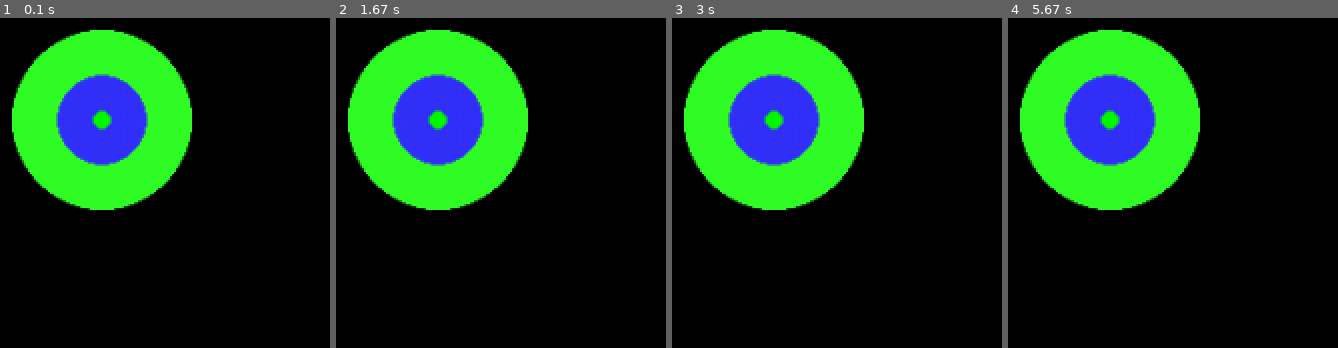
Above: before the commit, frames 1-4 (left to right).
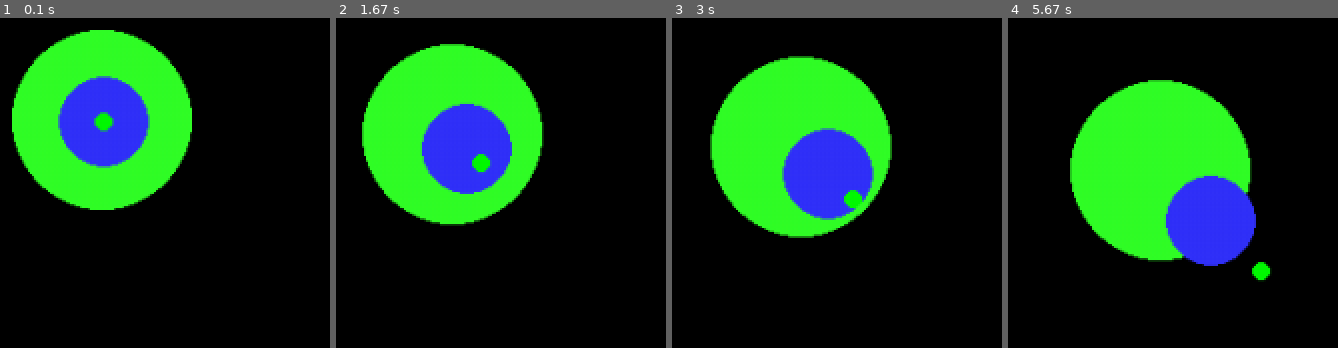
Above: after the commit, the same moments.

Repository: Helumpago/SimplePhysics
Game: pygame game, started from main.py
Same seed, same stepped clock (60 frames per second), same inputs: the game is played once before the commit and once after it.
Inputs:
- Up to frame 1 (0.1 s): no input
- Up to frame 2 (1.67 s): no input
- Up to frame 3 (3 s): no input
- Up to frame 4 (5.67 s): no input

The runs differ from the first frame. In frame 1, 1.0% of the frame differs, in the area x 16-46%, y 16-46%; in frame 2, 15%; in frame 3, 22%; in frame 4, 30%, in the area x 3-80%, y 3-80%.

Commit message:
Abstracted the model stage to a class separate from BaseObj.

Diff:
--- a/base_obj.py
+++ b/base_obj.py
@@ -162,22 +162,6 @@
 		self.lock.release()
 
 	"""
-	" Actions for this object to perform during the modeling stage
-	" @param number dt: Amount of time since last frame
-	"""
-	def step(self, dt):
-		pass
-
-	"""
-	" Allows this object and all its children to generate their next step
-	" @param number dt: Amount of time since last frame
-	"""
-	def __step__(self, dt):
-		self.step(dt)
-		for o in self.getChildren():
-			o.__step__(dt)
-
-	"""
 	" Allow automatic thread synchronization
 	"""
 	def __getitem__(self, key):
--- a/model.py
+++ b/model.py
@@ -3,6 +3,7 @@
 from base_obj import BaseObj, ParentError
 from drawable import Drawable
 from event import Event
+from physical import Physical
 
 """
 " Controls the flow of the simulation. In other words,
@@ -10,7 +11,7 @@
 " This object is the root of the scene graph for all
 " 	simulations
 """
-class Model(BaseObj, Drawable, threading.Thread):
+class Model(BaseObj, Drawable, Physical, threading.Thread):
 	"""
 	" CONSTRUCTOR
 	" @param string Name: Name for this object.
--- /dev/null
+++ b/physical.py
@@ -0,0 +1,29 @@
+
+from event import Event
+
+"""
+" Defines an object that can do something during the model stage
+"""
+class Physical(object):
+	"""
+	" CONSTRUCTOR
+	"""
+	def __init__(self):
+		pass
+
+	"""
+	" Actions for this object to perform during the modeling stage
+	" @param number dt: Amount of time since last frame
+	"""
+	def step(self, dt):
+		pass
+
+	"""
+	" Allows this object and all its children to generate their next step
+	" @param number dt: Amount of time since last frame
+	"""
+	def __step__(self, dt):
+		self.step(dt)
+		for o in self.getChildren():
+			if isinstance(o, Physical):
+				o.__step__(dt)
--- a/pygame_shapes.py
+++ b/pygame_shapes.py
@@ -8,11 +8,12 @@
 from drawable import Drawable
 from region import RectRegion, CircleRegion
 from pygame_view import PygameView
+from physical import Physical
 
 """
 " Allows the CircleRegion class to draw itself
 """
-class PygameCircle(CircleRegion, Drawable):
+class PygameCircle(CircleRegion, Drawable, Physical):
 	"""
 	" CONSTRUCTOR
 	" @param BaseObj parent: Object to which the new object should be parented.
@@ -27,6 +28,7 @@
 	def __init__(self, parent = None, Name = "Circle", radius = 1, pos = (0, 0), scale = 1, color = (0, 0, 0)):
 		CircleRegion.__init__(self, parent = parent, Name = Name, radius = radius, pos = pos, scale = scale)
 		Drawable.__init__(self)
+		Physical.__init__(self)
 		self.color = color
 
 	"""
@@ -44,3 +46,6 @@
 		scale = self.scale.getAValue()
 		pos = (round(pos[0] * scale), round(pos[1] * scale))
 		pygame.draw.circle(view.window, self.color, pos, round(self.radius.getValue() * scale), 0)
+
+	def step(self, dt):
+		self.pos.setValue((self.pos.getValue()[0] + 5 * dt/1000, self.pos.getValue()[1] + 5 * dt/1000))
--- a/view.py
+++ b/view.py
@@ -1,11 +1,12 @@
 
 from region import RectRegion
 from drawable import Drawable
+from physical import Physical
 
 """
 " Interface that defines an object that is responsible for managing the window
 """
-class View(RectRegion, Drawable):
+class View(RectRegion, Drawable, Physical):
 	"""
 	" CONSTRUCTOR
 	" @param BaseObj parent: Object to which the new object should be parented.
